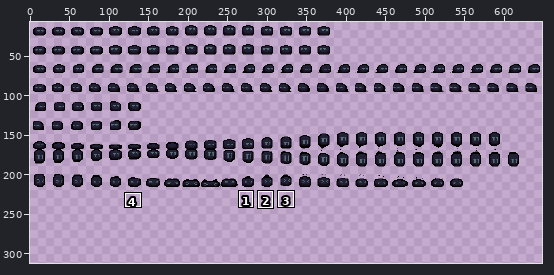
Two states of a sprite sheet, public/benchmark2/dist/assets/player/inkoo.png. The picture above shows the old version from afar; the outline marks the close-up.
Close-up. As it was:
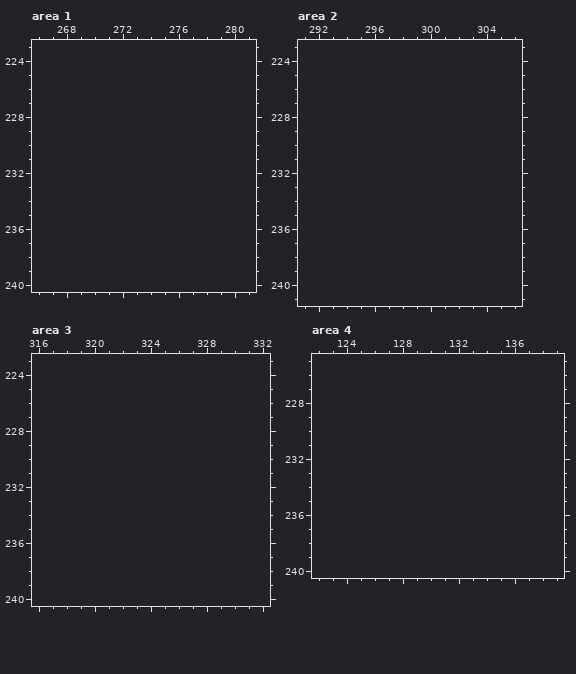
The file is 648x216 pixels. Colours within 5 levels of each other are drawn and written as one. Shown: area 1: x 266..281, y 223..240; area 2: x 291..306, y 223..241; area 3: x 316..332, y 223..240; area 4: x 122..139, y 225..240. The old version is drawn lined up with the new one, on the new canvas. The wide view leaves out empty margins. The commit also changed other parts of the picture, which this record leaves out.
Palette (. is transparent): 
After the commit:
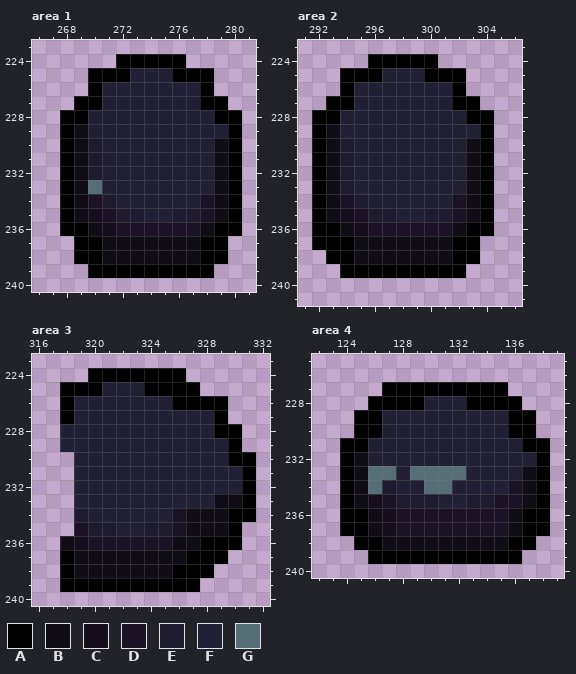
Colours new in this view: A #000000  B #100d17  C #160e1d  D #1c1225  E #1f1b2e  F #222034  G #566e75
Changes in this commit:
canvas 648x216 -> 648x312
Area 1:
y 224: x 272..276 ..... -> AAAAA
y 225: x 270..278 ......... -> AAAFFFAAA
y 226: x 270..278 ......... -> AFFFFFFFA
y 227: x 269..279 ........... -> AAFFFFFFFAA
y 228: x 268..280 ............. -> AAFFFFFFFFFAA
y 229: x 268..280 ............. -> ABFFFFFFFFFFA
y 230..232: x 268..280 ............. -> ABEFFFFFFFFBA
y 233: x 268..280 ............. -> ABGFFFFFFFFBA
y 234: x 268..280 ............. -> ABDEFFFFFFDBA
y 235: x 268..280 ............. -> ABCDEEFFEEDBA
y 236: x 268..280 ............. -> AABCDDDDDDBAA
y 237..238: x 269..279 ........... -> AABBBBBBBAA
y 239: x 270..278 ......... -> AAAAAAAAA
Area 2:
y 224: x 296..300 ..... -> AAAAA
y 225: x 294..302 ......... -> AAAFFFAAA
y 226: x 294..302 ......... -> AFFFFFFFA
y 227: x 293..303 ........... -> AAFFFFFFFAA
y 228: x 292..304 ............. -> AAFFFFFFFFFAA
y 229: x 292..304 ............. -> ABFFFFFFFFFFA
y 230..233: x 292..304 ............. -> ABEFFFFFFFFBA
y 234: x 292..304 ............. -> ABDEFFFFFFDBA
y 235: x 292..304 ............. -> ABCDEEFFEEDBA
y 236: x 292..304 ............. -> AABCDDDDDDBAA
y 237: x 292..303 ............ -> AAABBBBBBBAA
y 238: x 293..303 ........... -> AABBBBBBBAA
y 239: x 294..302 ......... -> AAAAAAAAA
Area 3:
y 224: x 320..326 ....... -> AAAAAAA
y 225: x 318..327 .......... -> AAAFFFAAAA
y 226: x 318..329 ............ -> AFFFFFFFAAAA
y 227: x 318..329 ............ -> AFFFFFFFFFFA
y 228: x 318..330 ............. -> FFFFFFFFFFFAA
y 229: x 318..330 ............. -> FFFFFFFFFFFFA
y 230: x 319..331 ............. -> FFFFFFFFFFFAA
y 231..232: x 319..331 ............. -> FFFFFFFFFFFFA
y 233: x 319..331 ............. -> FFFFFFFFFFBBA
y 234: x 319..331 ............. -> EFFFFFFDBBBAA
y 235: x 319..330 ............ -> DEEFFEEDBBBA
y 236: x 318..330 ............. -> BCDDDDDDBBAAA
y 237: x 318..329 ............ -> ABBBBBBBBAAA
y 238: x 318..328 ........... -> ABBBBBBBAAA
y 239: x 318..327 .......... -> AAAAAAAAAA
Area 4:
y 227: x 127..135 ......... -> AAAAAAAAA
y 228: x 126..136 ........... -> AAAAFFFAAAA
y 229..230: x 125..137 ............. -> AAFFFFFFFFFAA
y 231: x 124..138 ............... -> AAFFFFFFFFFFFAA
y 232: x 124..138 ............... -> ABFFFFFFFFFFFFA
y 233: x 124..138 ............... -> ABGGFGGGGFFFFBA
y 234: x 124..138 ............... -> ABGEFFGGFFFFDBA
y 235: x 124..138 ............... -> ABCDEEEFFEEDDBA
y 236..237: x 124..138 ............... -> AABCDDDDDDDDBAA
y 238: x 125..137 ............. -> AABBBBBBBBBAA
y 239: x 126..136 ........... -> AAAAAAAAAAA
